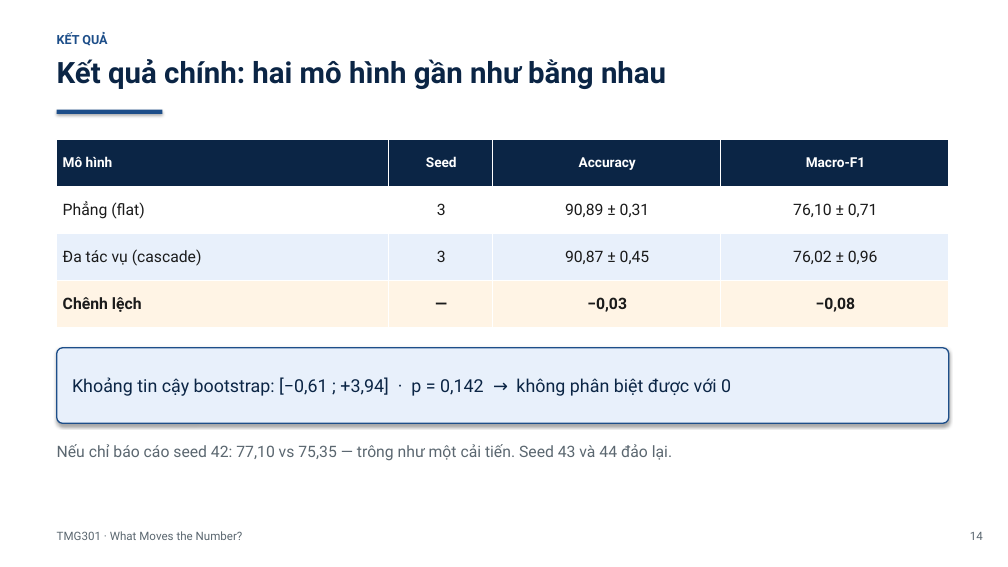
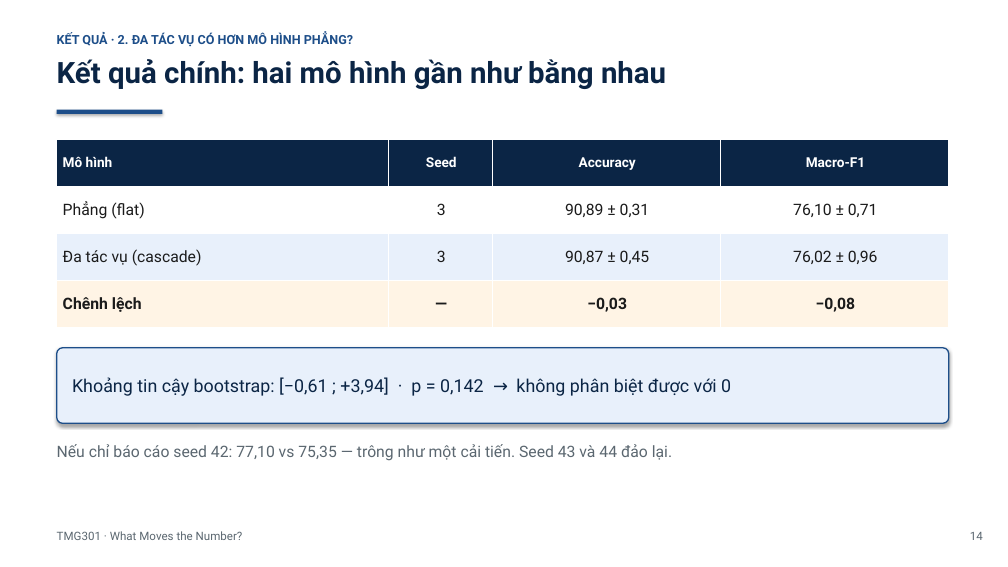
Before and after one commit to PhanBaSongToan/what-moves-the-number, a slide deck: slide 15 of slides/TMG301_What_Moves_the_Number.pptx. Drawn at 1008x567 pixels with LibreOffice and Linux fonts; fonts in the diff are those of the drawing. Boxes give left, top, right and bottom in pixels: in the first picture for what was removed or moved away, otherwise in the second. Text is boxed around its words. In the diff, an @@ line names an element or a change of style, - is before the commit and + after.

```diff
--- a/slides/TMG301_What_Moves_the_Number.pptx
+++ b/slides/TMG301_What_Moves_the_Number.pptx
@@ text at <box>57,32,353,46</box>: text changed @@
-KẾT QUẢ
+KẾT QUẢ · 2. ĐA TÁC VỤ CÓ HƠN MÔ HÌNH PHẲNG?
```
Also in this commit, not shown: 10 other slides changed, 1 other file.
